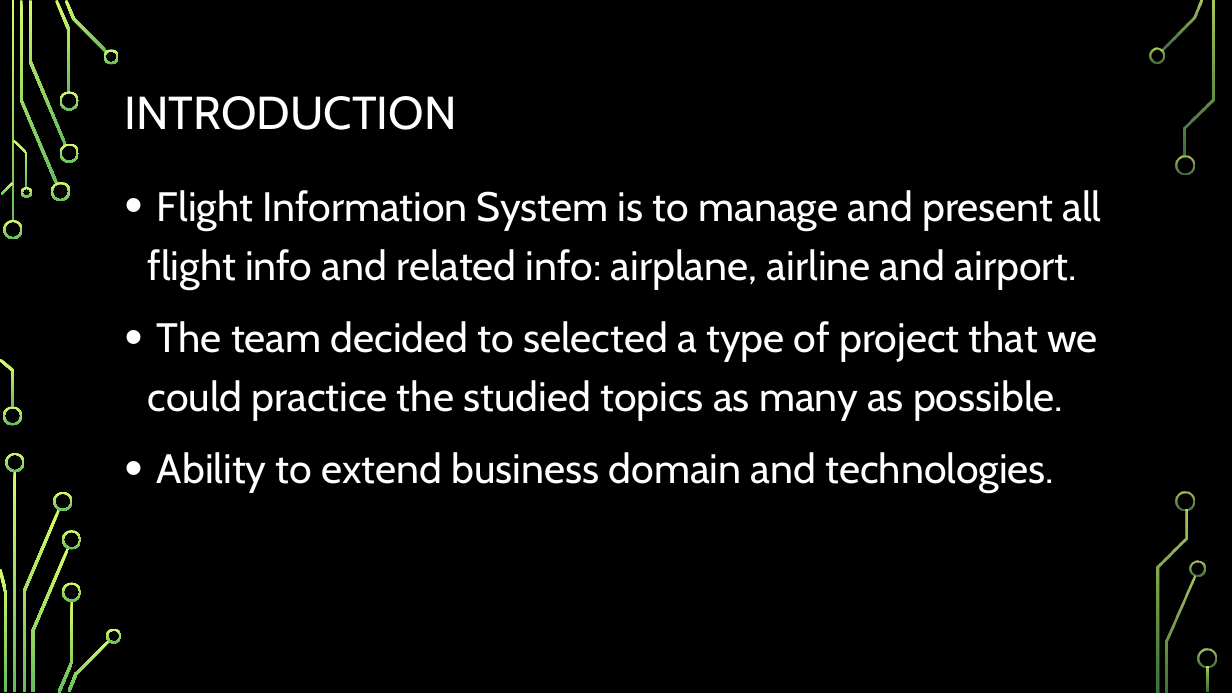
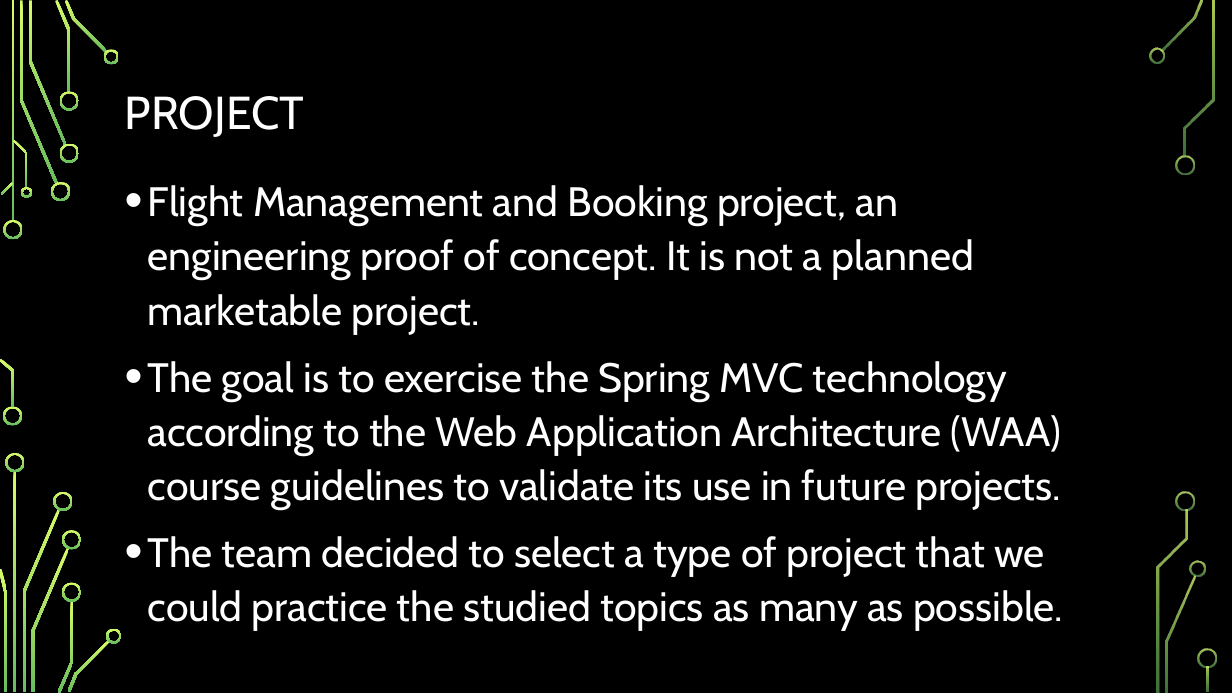
Before and after one commit to nbbon/fms, a slide deck: slide 3 of document/Saigonese-Flight-Management-System.pptx. Drawn at 1232x693 pixels with LibreOffice and Linux fonts; fonts in the diff are those of the drawing; background and template pictures are left out. Boxes give left, top, right and bottom in pixels: in the first picture for what was removed or moved away, otherwise in the second. Text is boxed around its words. In the diff, an @@ line names an element or a change of style, - is before the commit and + after.

Commit message:
updated slide

```diff
--- a/document/Saigonese-Flight-Management-System.pptx
+++ b/document/Saigonese-Flight-Management-System.pptx
@@ title at <box>125,96,305,137</box>: text changed @@
-INTRODUCTION
+PROJECT
@@ text at <box>148,185,1063,631</box>: text changed @@
-• Flight Information System is to manage and present all flight info and related info: airplane, airline and airport.
-• The team decided to selected a type of project that we could practice the studied topics as many as possible.
-• Ability to extend business domain and technologies.
+• Flight Management and Booking project, an engineering proof of concept. It is not a planned marketable project.
+• The goal is to exercise the Spring MVC technology according to the Web Application Architecture (WAA) course guidelines to validate its use in future projects.
+• The team decided to select a type of project that we could practice the studied topics as many as possible.
```
Also in this commit, not shown: 4 other slides changed, 1 slide added, 1 other file.
